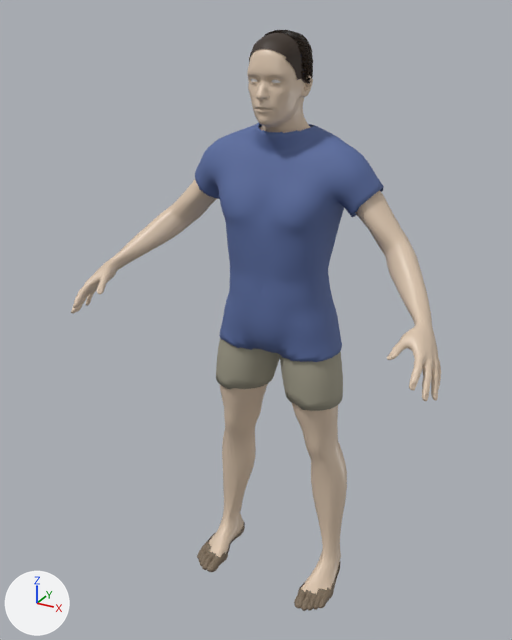
Two versions of the FBX model RexMagnum/Unity/Assets/RexMagnum/Characters/Guests/Fin.fbx, one commit apart.
The view is the same before and after, from a 50 mm camera at (0.925, -1.873, 1.86) aimed at (-0.041, -0.117, 0.981). Lighting does not change. The marker at lower left points along +X, +Y and +Z. The first picture is the older version.

The older version as bpy lines, for what is in view:
```python
mat_fin_top = principled_material('Fin_Top')
mat_fin_top.base_color = (0.1, 0.15, 0.35)  # blue #596ca0
mat_fin_top.roughness = 0.75
me_base_001 = bpy.data.meshes.new('base.001')
me_base_001.from_pydata(...)  # 13380 vertices, 13378 faces; spans x -0.58..0.58, y -0.39..0.1, z 0.0..1.8
me_base_001.materials.append(mat_fin_skin)  # beige #ddc7af
me_fin_haircap = bpy.data.meshes.new('Fin_HairCap')
me_fin_haircap.from_pydata(...)  # 376 vertices, 334 faces; spans x -0.078..0.078, y -0.146..0.048, z 1.619..1.802
me_fin_haircap.materials.append(mat_fin_haircap)  # brown #36281d
me_fin_top_001 = bpy.data.meshes.new('Fin_Top.001')
me_fin_top_001.from_pydata(...)  # 4172 vertices, 4178 faces; spans x -0.297..0.297, y -0.168..0.118, z 0.858..1.558
me_fin_top_001.materials.append(mat_fin_top)  # blue #596ca0
ob_fin = bpy.data.objects.new('Fin', me_base_001)
ob_fin.location = (0.0, 0.0, 0.0)
ob_fin_haircap = bpy.data.objects.new('Fin_HairCap', me_fin_haircap)
ob_fin_haircap.location = (0.0, 0.0, 0.0)
ob_fin_top = bpy.data.objects.new('Fin_Top', me_fin_top_001)
ob_fin_top.location = (0.0, 0.0, 0.0)
# also in view: 'Fin_Sandals' at (0.0, -0.088, 0.019); 'Fin_Hair' at (0.0, -0.012, 1.699); 'Fin_Bottom' at (0.0, -0.019, 0.856)
```
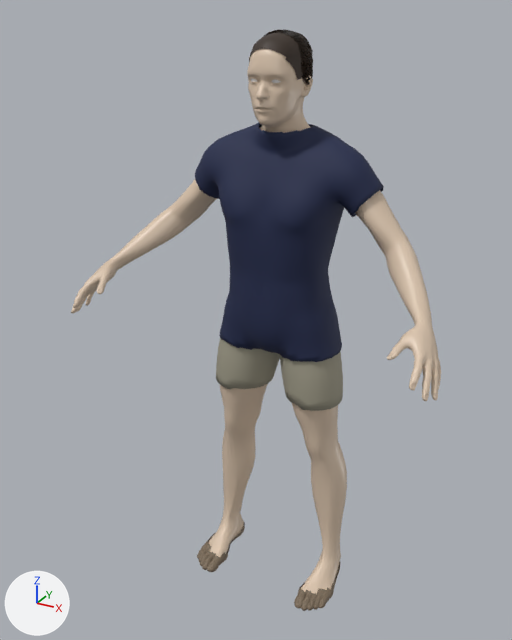
The newer file is also turned or shifted as a whole; pictures and numbers use the older file's frame.

The change, as JSON lines over the scene's bpy script:
```json
{"op": "set", "path": "mat_fin_top.base_color", "old": "(0.1, 0.15, 0.35)", "new": "(0.012, 0.02, 0.07)", "note": "blue #596ca0 -> dark blue #1d274b"}
```

Pixel boxes [x1, y1, x2, y2] of what changed, in the pictures (512 x 640 px):
```json
{"object": "Fin_Top", "change": "recoloured", "before": [195, 123, 384, 362], "after": [195, 123, 384, 362], "on screen": "blue to dark blue"}
```
